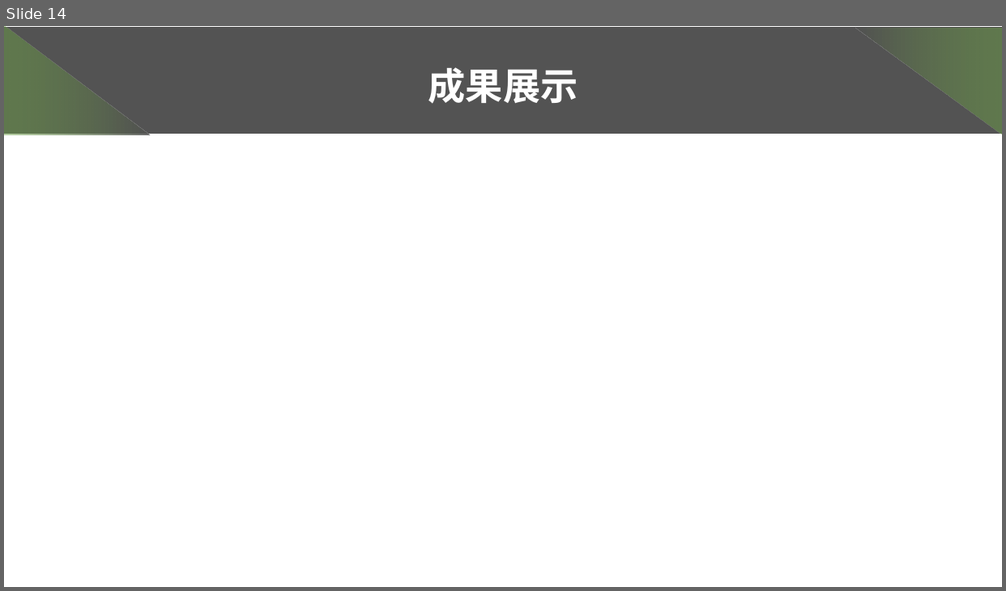
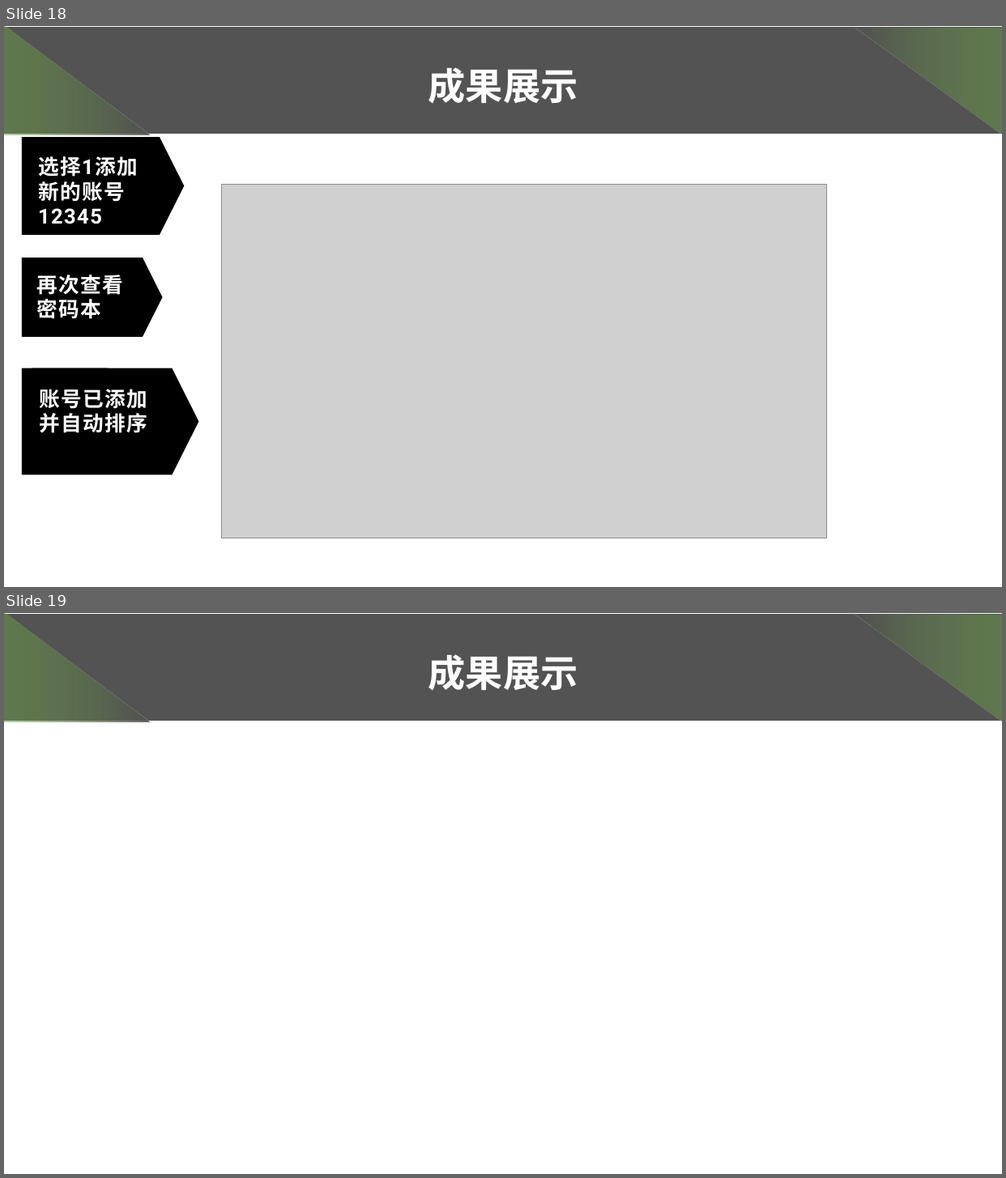
Before and after one commit to Erewhon-Lucy/BPLP_demo, a slide deck: 把你们的感想扔到这里/不向C语言低头小组.pptx. Shown one above the other, each under a label of ours: slide 14 before the commit, slides 18 and 19 after it. The pictures are 1006x591 and 1006x1178 pixels, drawn with LibreOffice and Linux fonts; fonts in the diff are those of the drawing; grey boxes stand for pictures. Boxes give left, top, right and bottom in pixels: in the first picture for what was removed or moved away, otherwise in the second. Text is boxed around its words. In the diff, an @@ line names an element or a change of style, - is before the commit and + after.

```diff
--- a/把你们的感想扔到这里/不向C语言低头小组.pptx
+++ b/把你们的感想扔到这里/不向C语言低头小组.pptx
@@ slide 18 added at box(4, 26, 1002, 587), background #FFFFFF @@
@@ group added at box(4, 26, 1002, 135): 2 right triangles, 1 rectangle, 1 text @@
+成果展示
@@ pentagon arrow added at box(22, 138, 185, 236), fill #000000 @@
@@ pentagon arrow added at box(31, 138, 112, 179), fill #000000 @@
@@ text added at box(38, 156, 138, 177), 20 pt, text #FFFFFF, bold @@
+选择1添加新的账号12345
@@ picture added at box(221, 184, 827, 539) @@
@@ pentagon arrow added at box(22, 258, 163, 337), fill #000000 @@
@@ pentagon arrow added at box(29, 258, 100, 292), fill #000000 @@
@@ text added at box(37, 275, 124, 319), 20 pt, text #FFFFFF, bold @@
+再次查看密码本
@@ pentagon arrow added at box(22, 368, 199, 475), fill #000000 @@
@@ pentagon arrow added at box(32, 368, 120, 414), fill #000000 @@
@@ text added at box(39, 389, 147, 433), 20 pt, text #FFFFFF, bold @@
+账号已添加并自动排序
@@ what was slide 14 is now slide 19 @@
```
Also in this commit, not shown: 1 slide changed, 5 other slides added, 2 other files.
